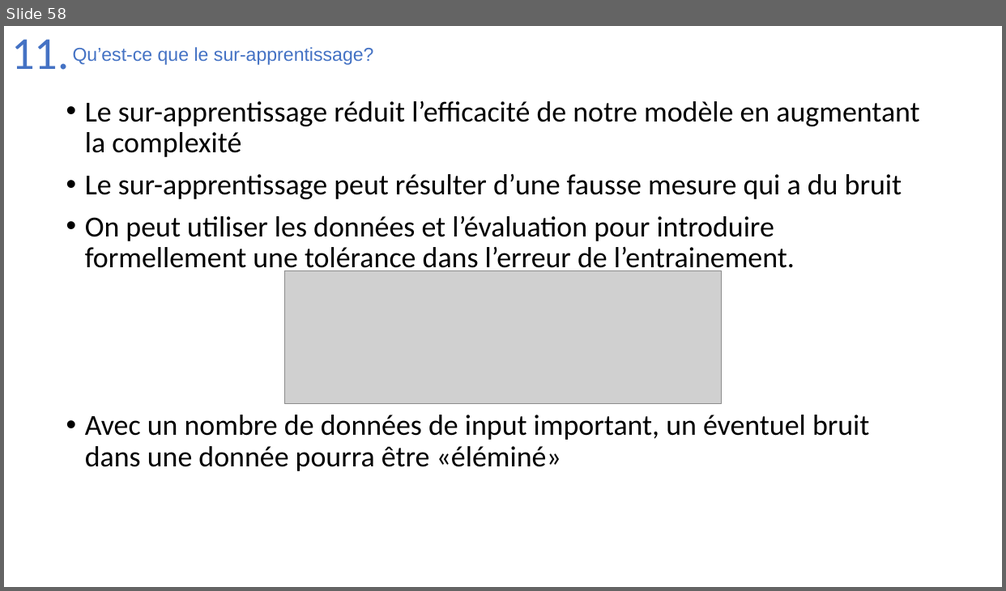
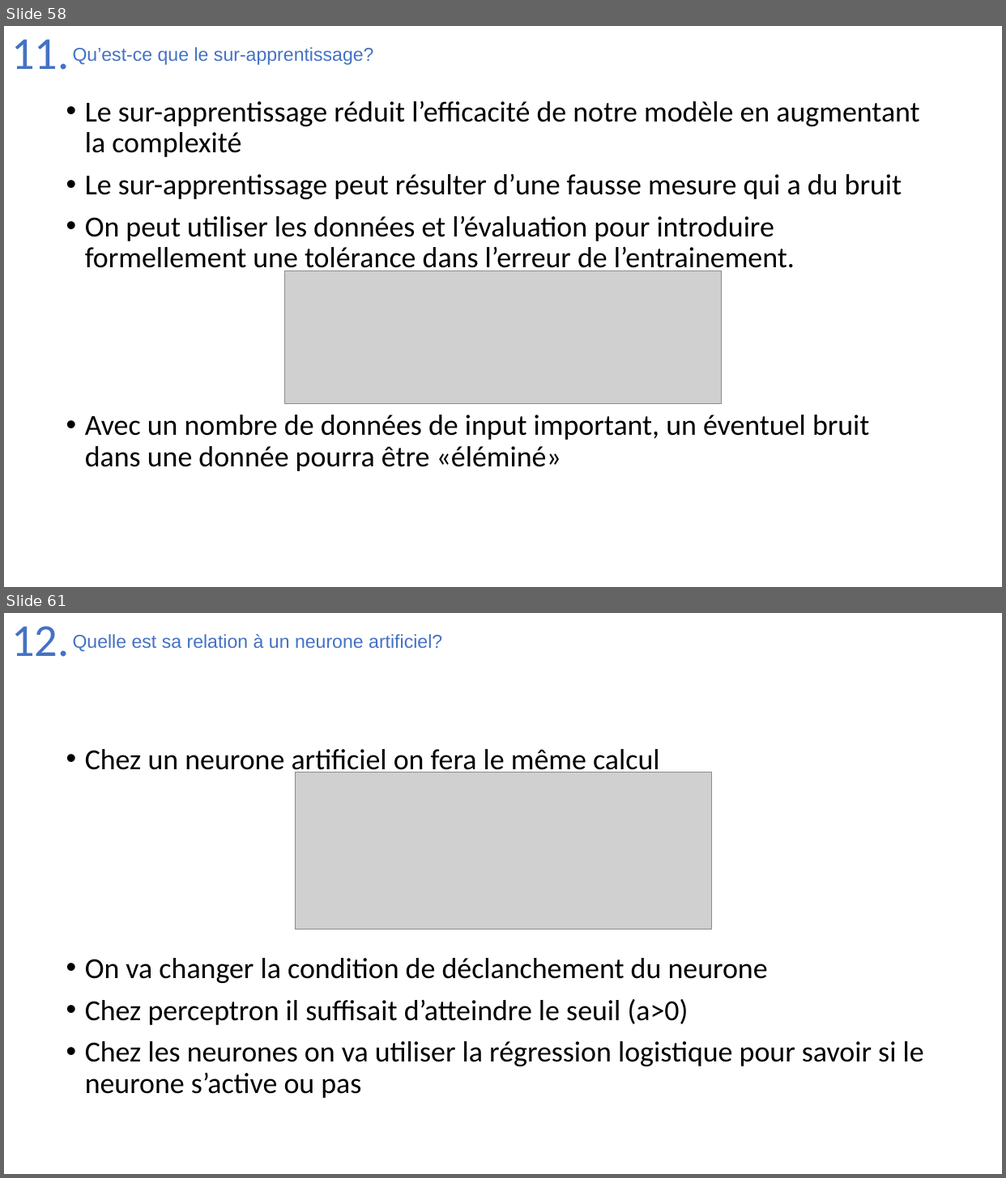
Before and after one commit to Joao-Quinta/Uni3eme, a slide deck: intelligenceArtificielle/Intelligence_artificielle_exam.pptx. Shown one above the other, each under a label of ours: slide 58 before the commit, slides 58 and 61 after it; the slides between them are not shown. The pictures are 1006x591 and 1006x1178 pixels, drawn with LibreOffice and Linux fonts; fonts in the diff are those of the drawing; grey boxes stand for pictures. Boxes give left, top, right and bottom in pixels: in the first picture for what was removed or moved away, otherwise in the second. Text is boxed around its words. In the diff, an @@ line names an element or a change of style, - is before the commit and + after.

```diff
--- a/intelligenceArtificielle/Intelligence_artificielle_exam.pptx
+++ b/intelligenceArtificielle/Intelligence_artificielle_exam.pptx
@@ slide 61 added at (x1=4, y1=613, x2=1002, y2=1174), background #FFFFFF @@
@@ title added at (x1=11, y1=626, x2=69, y2=657), 44 pt, text #4472C4 @@
+12.
@@ text added at (x1=73, y1=634, x2=442, y2=652), 18 pt, text #4472C4 @@
+Quelle est sa relation à un neurone artificiel?
@@ text added at (x1=85, y1=749, x2=924, y2=1098), 28 pt, text #000000 @@
+• Chez un neurone artificiel on fera le même calcul
+• On va changer la condition de déclanchement du neurone
+• Chez perceptron il suffisait d’atteindre le seuil (a>0)
+• Chez les neurones on va utiliser la régression logistique pour savoir si le neurone s’active ou pas
@@ picture added at (x1=295, y1=773, x2=710, y2=930) @@
```
Also in this commit, not shown: 3 slides changed, 5 other slides added.
